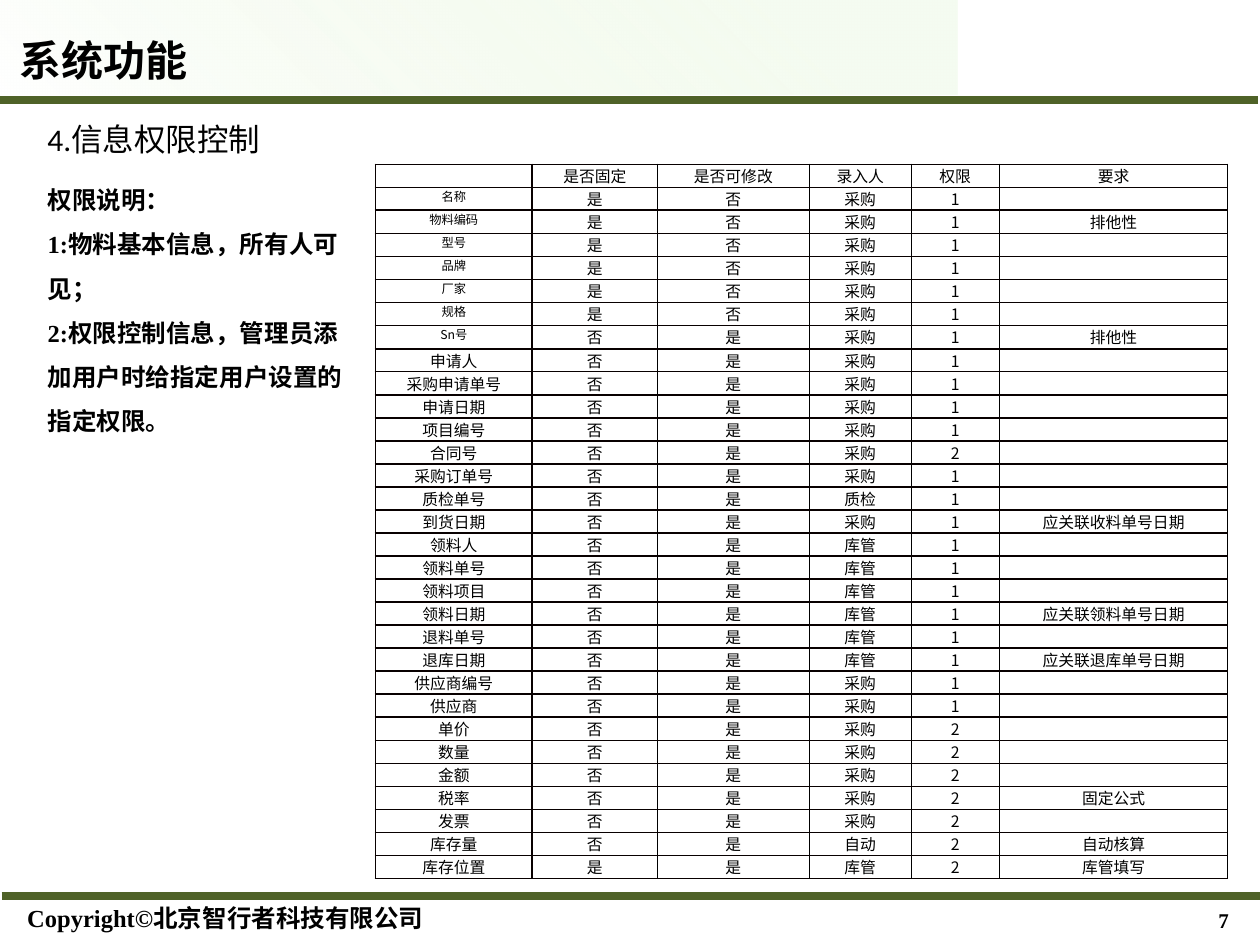
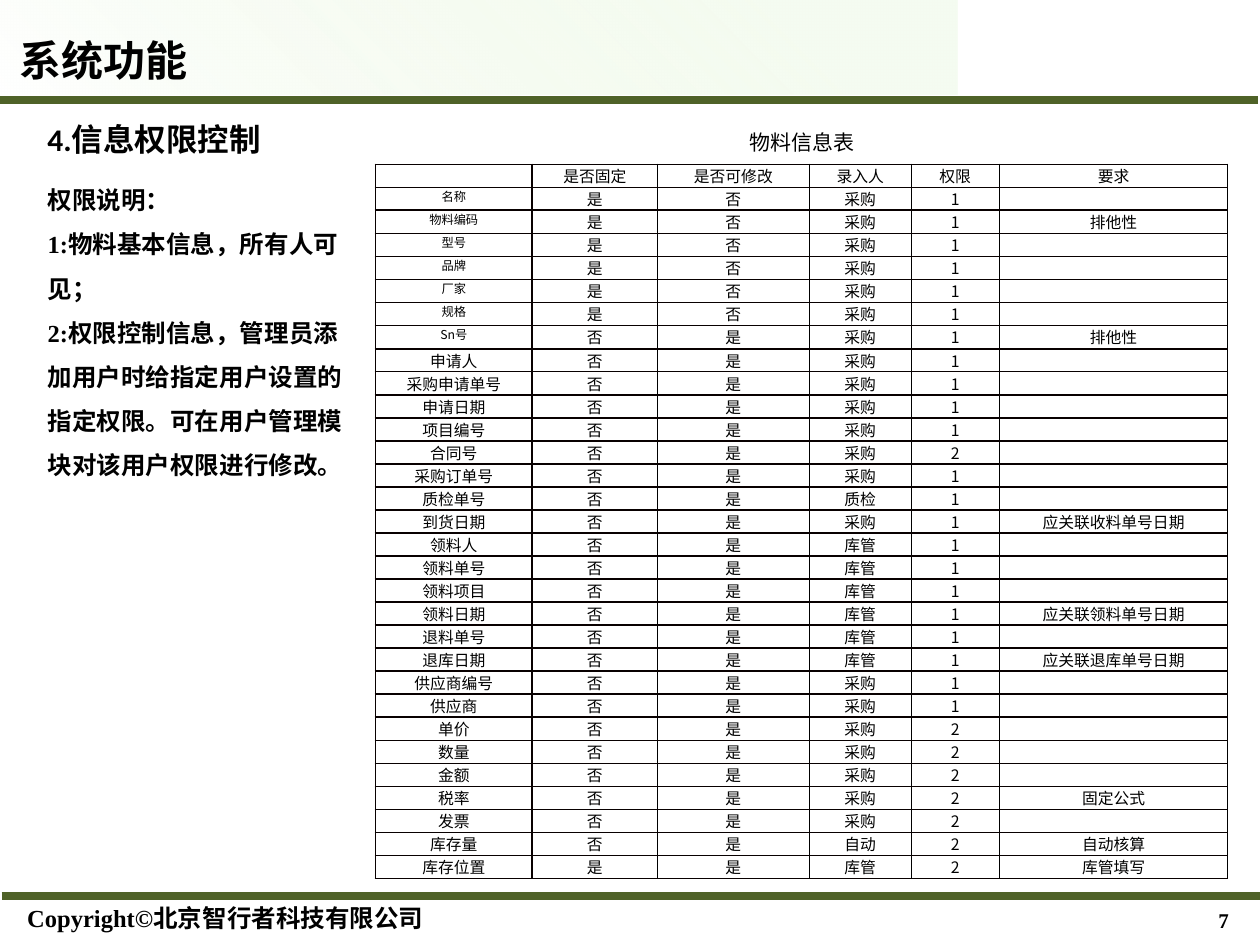
Before and after one commit to Hugohui/ERP, a slide deck: slide 7 of www/需求/ERP需求说明.pptx. Drawn at 1260x945 pixels with LibreOffice and Linux fonts; fonts in the diff are those of the drawing; background and template pictures are left out. Boxes give left, top, right and bottom in pixels: in the first picture for what was removed or moved away, otherwise in the second. Text is boxed around its words. In the diff, an @@ line names an element or a change of style, - is before the commit and + after.

Commit message:
修改需求说明文档

```diff
--- a/www/需求/ERP需求说明.pptx
+++ b/www/需求/ERP需求说明.pptx
@@ text "4.信息权限控制" at <box>47,124,260,154</box>: bold on @@
@@ text added at <box>749,132,854,152</box>, 12 pt, text #000000 @@
+物料信息表
@@ text at <box>48,322,342,477</box>: text changed @@
-2:权限控制信息，管理员添加用户时给指定用户设置的指定权限。
+2:权限控制信息，管理员添加用户时给指定用户设置的指定权限。可在用户管理模块对该用户权限进行修改。
```
Also in this commit, not shown: 4 other slides changed, 3 other files.
